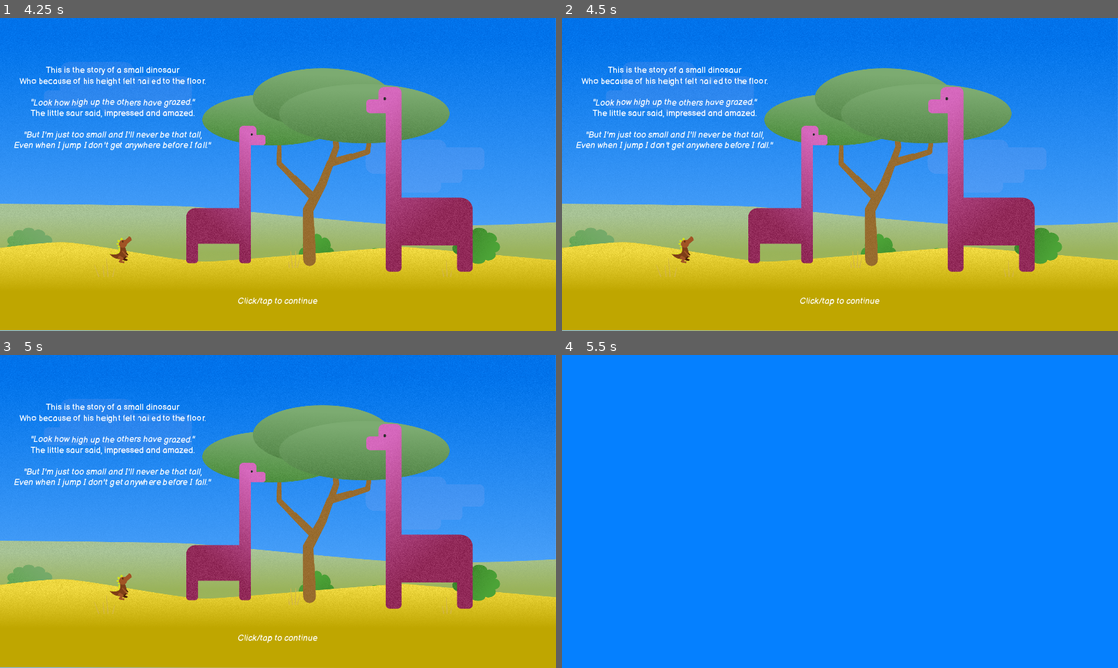
Above: before the commit, frames 1-4 (two rows, left to right).
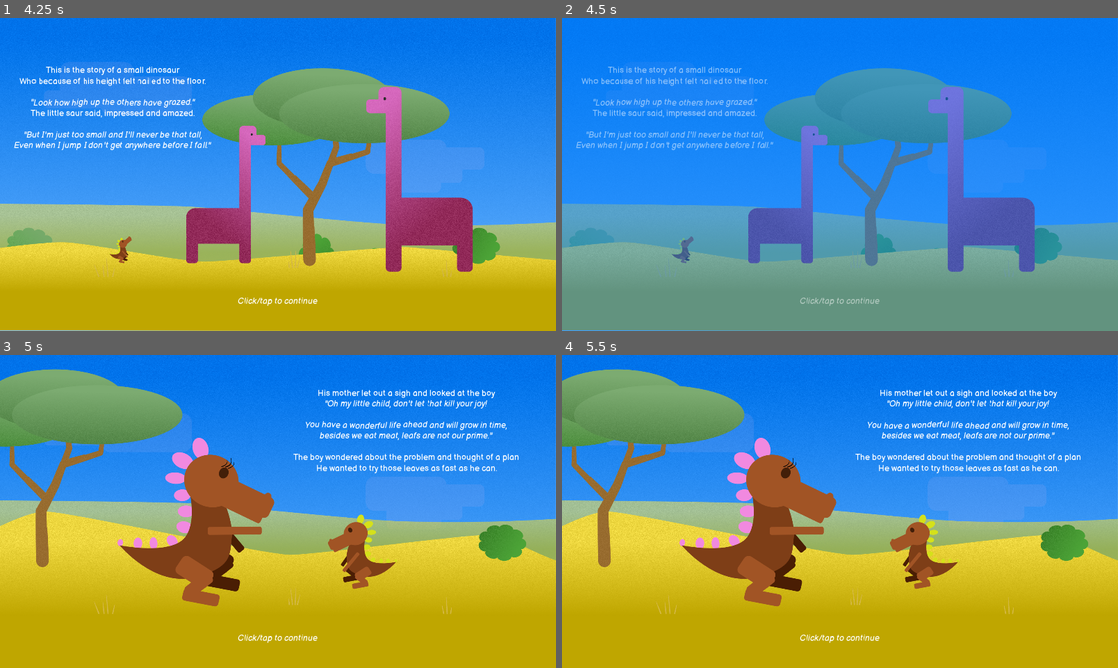
Above: after the commit, the same moments.

Repository: SanderVanhove/dinopult
Game: Godot game, scene res://Screens/Splash/Splash.tscn
Same seed, same stepped clock (60 frames per second), same inputs: the game is played once before the commit and once after it. Sound files missing from this copy of the repository are replaced by a short silence.
Inputs (mouse positions are in pixels of both pictures, inside the frame that each line leads up to):
- Up to frame 1 (4.25 s): move the mouse to (400, 158) at 0.52 s; press the mouse at (400, 158) at 0.53 s; tap Enter at 1.25, 3.5 s; move the mouse to (166, 190) at 1.27 s; release the mouse at (166, 190) at 1.28 s; click (166, 190) at 1.35 s; move the mouse to (333, 105) at 2.02 s; press the mouse at (333, 105) at 2.03 s; release the mouse at (333, 105) at 2.75 s; click "Play" at 2.75 s; move the mouse to (278, 174) at 3.52 s; click (278, 174) at 3.6 s
- Up to frame 2 (4.5 s): tap Enter at 4.25 s; move the mouse to (1006, 221) at 4.27 s; press the mouse at (1006, 221) at 4.28 s
- Up to frame 3 (5 s): no input
- Up to frame 4 (5.5 s): tap Enter at 5 s; move the mouse to (673, 464) at 5.02 s; release the mouse at (673, 464) at 5.03 s; click (673, 464) at 5.1 s

Frame 1 is identical in both runs. In frame 2, 61% of the frame differs, in the area x 0-100%, y 15-100%; in frame 3, 51%; in frame 4, 79%, in the area x 0-100%, y 0-100%.

Commit message:
Start port for controller

Diff:
--- a/src/Screens/Menu/Menu.tscn
+++ b/src/Screens/Menu/Menu.tscn
@@ -82,6 +82,12 @@
 size = 65
 font_data = ExtResource( 2 )
 
+[sub_resource type="InputEventAction" id=9]
+action = "ui_accept"
+
+[sub_resource type="ShortCut" id=10]
+shortcut = SubResource( 9 )
+
 [node name="Menu" type="Node2D"]
 script = ExtResource( 11 )
 
@@ -167,12 +173,13 @@
 margin_right = 587.0
 margin_bottom = 715.0
 mouse_default_cursor_shape = 2
+custom_fonts/font = SubResource( 8 )
 custom_styles/hover = ExtResource( 13 )
 custom_styles/pressed = ExtResource( 12 )
 custom_styles/focus = ExtResource( 12 )
 custom_styles/disabled = ExtResource( 12 )
 custom_styles/normal = ExtResource( 12 )
-custom_fonts/font = SubResource( 8 )
+shortcut = SubResource( 10 )
 text = "Play"
 __meta__ = {
 "_edit_use_anchors_": false
--- a/src/Screens/StorySlide/StorySlide.gd
+++ b/src/Screens/StorySlide/StorySlide.gd
@@ -17,7 +17,7 @@
 func _on_StorySlide_gui_input(event: InputEvent) -> void:
 	if not _timer.is_stopped():
 		return
-	if not event as InputEventMouseButton or event.pressed:
+	if not event.is_action_pressed("click"):
 		return
 
 	_tween.interpolate_property(self, "modulate:a", 1, 0, .3, Tween.TRANS_SINE, Tween.EASE_IN)
--- a/src/Screens/StorySlide/StorySlide.tscn
+++ b/src/Screens/StorySlide/StorySlide.tscn
@@ -27,9 +27,6 @@
 anchor_bottom = 1.0
 mouse_default_cursor_shape = 2
 script = ExtResource( 4 )
-__meta__ = {
-"_edit_use_anchors_": false
-}
 nextScene = "res://Screens/StorySlide/StorySlide2.tscn"
 
 [node name="TextureRect" type="TextureRect" parent="."]
--- a/src/Things/UI/Tutorial.gd
+++ b/src/Things/UI/Tutorial.gd
@@ -18,8 +18,8 @@
 	_text.bbcode_text = text
 
 
-func _on_Control_gui_input(event):
-	if not event as InputEventMouseButton or event.pressed:
+func _on_Control_gui_input(event: InputEvent):
+	if not event.is_action_pressed("click"):
 		return
 
 	get_tree().set_input_as_handled()
--- a/src/project.godot
+++ b/src/project.godot
@@ -65,6 +65,15 @@
 "loop_offset": 0
 }
 
+[input]
+
+click={
+"deadzone": 0.5,
+"events": [ Object(InputEventMouseButton,"resource_local_to_scene":false,"resource_name":"","device":0,"alt":false,"shift":false,"control":false,"meta":false,"command":false,"button_mask":0,"position":Vector2( 0, 0 ),"global_position":Vector2( 0, 0 ),"factor":1.0,"button_index":1,"pressed":false,"doubleclick":false,"script":null)
+, Object(InputEventJoypadButton,"resource_local_to_scene":false,"resource_name":"","device":0,"button_index":0,"pressure":0.0,"pressed":false,"script":null)
+ ]
+}
+
 [physics]
 
 common/enable_pause_aware_picking=true
Not shown: 1 places in src/Screens/Level/Level.tscn that only renumber resources
Not shown: 4 places in src/Screens/Menu/Menu.tscn that only renumber resources
Not shown, changed: src/Screens/StorySlide/slide1.png.import
Not shown, changed: src/Screens/StorySlide/slide2.png.import
Not shown, changed: src/Screens/StorySlide/slide3.png.import
Not shown, changed: src/Screens/StorySlide/slide4.png.import
